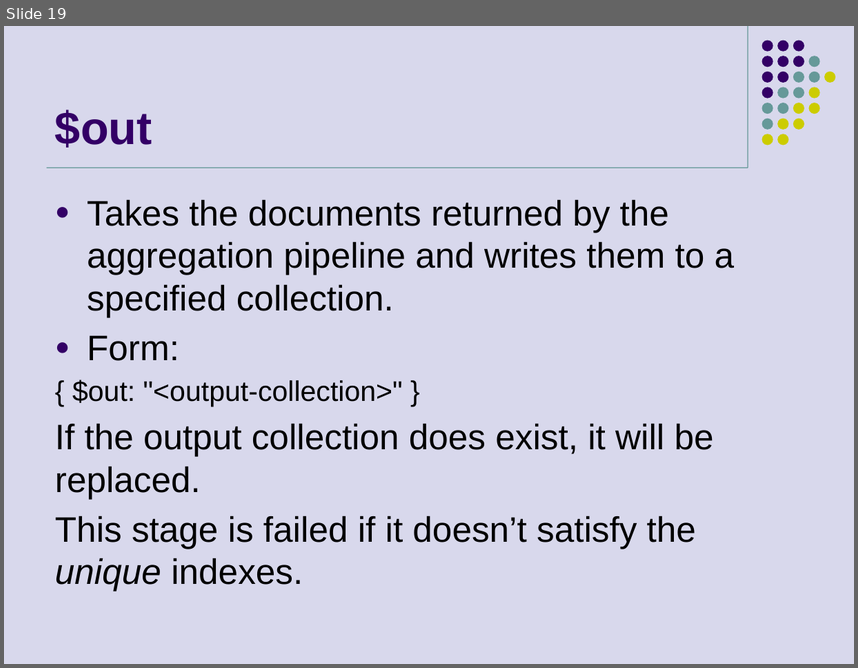
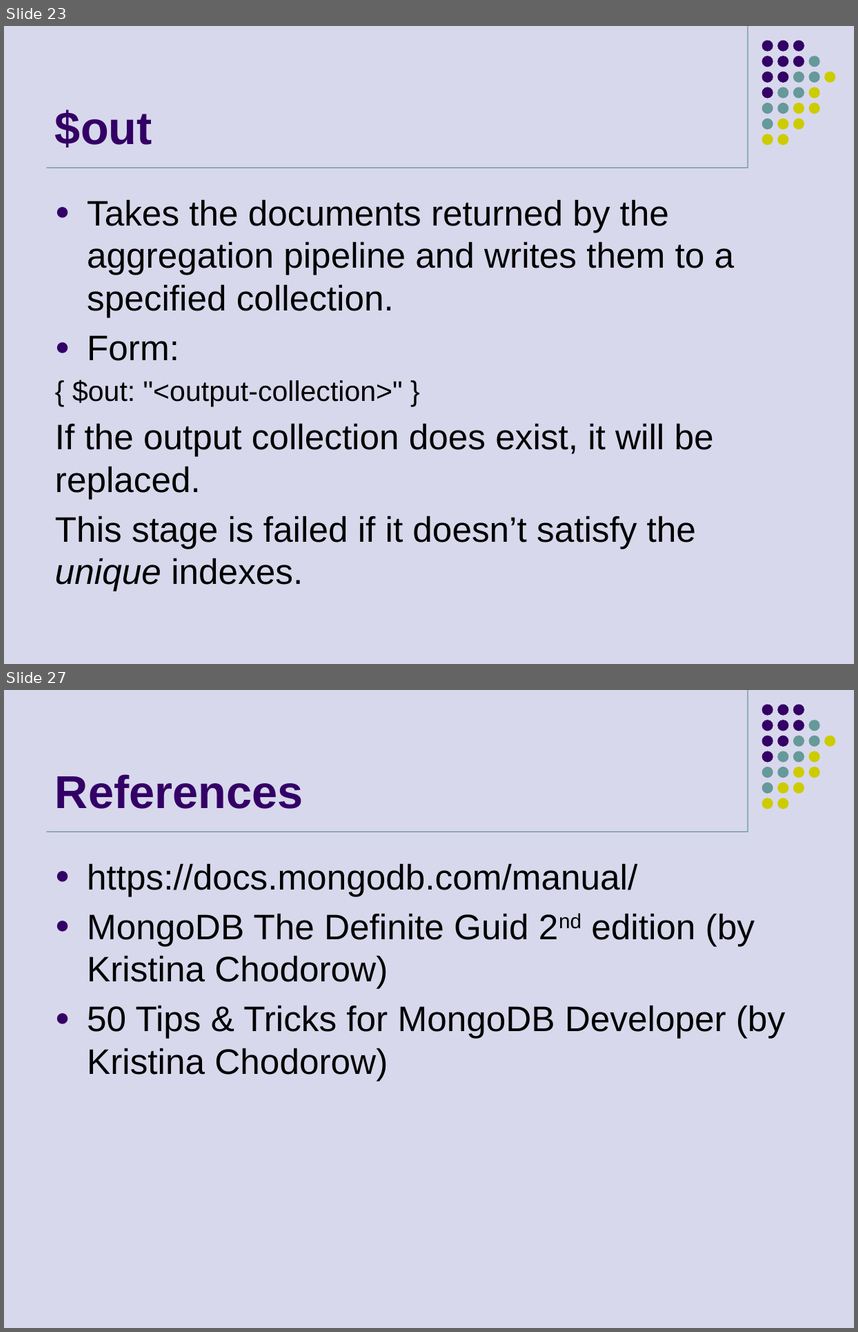
Before and after one commit to khuongdv/mongodb-dba-study, a slide deck: MongoDB Aggregation Framework.pptx. Shown one above the other, each under a label of ours: slide 19 before the commit, slides 23 and 27 after it; the slides between them are not shown. The pictures are 858x668 and 858x1332 pixels, drawn with LibreOffice and Linux fonts; fonts in the diff are those of the drawing. Boxes give left, top, right and bottom in pixels: in the first picture for what was removed or moved away, otherwise in the second. Text is boxed around its words. In the diff, an @@ line names an element or a change of style, - is before the commit and + after.

```diff
--- a/MongoDB Aggregation Framework.pptx
+++ b/MongoDB Aggregation Framework.pptx
@@ slide 27 added at <box>4,690,854,1328</box>, background #D8D8EC; not listed: 33 template elements that a slide beside it also shows @@
@@ title added at <box>55,774,303,809</box>, 39 pt, text #330066, bold @@
+References
@@ text added at <box>87,863,785,1081</box>, 30 pt, text #000000 @@
+● https://docs.mongodb.com/manual/
+● MongoDB The Definite Guid 2nd edition (by Kristina Chodorow)
+● 50 Tips & Tricks for MongoDB Developer (by Kristina Chodorow)
@@ what was slide 19 is now slide 23 @@
```
Also in this commit, not shown: 1 slide changed, 6 other slides added, 5 slides removed.
